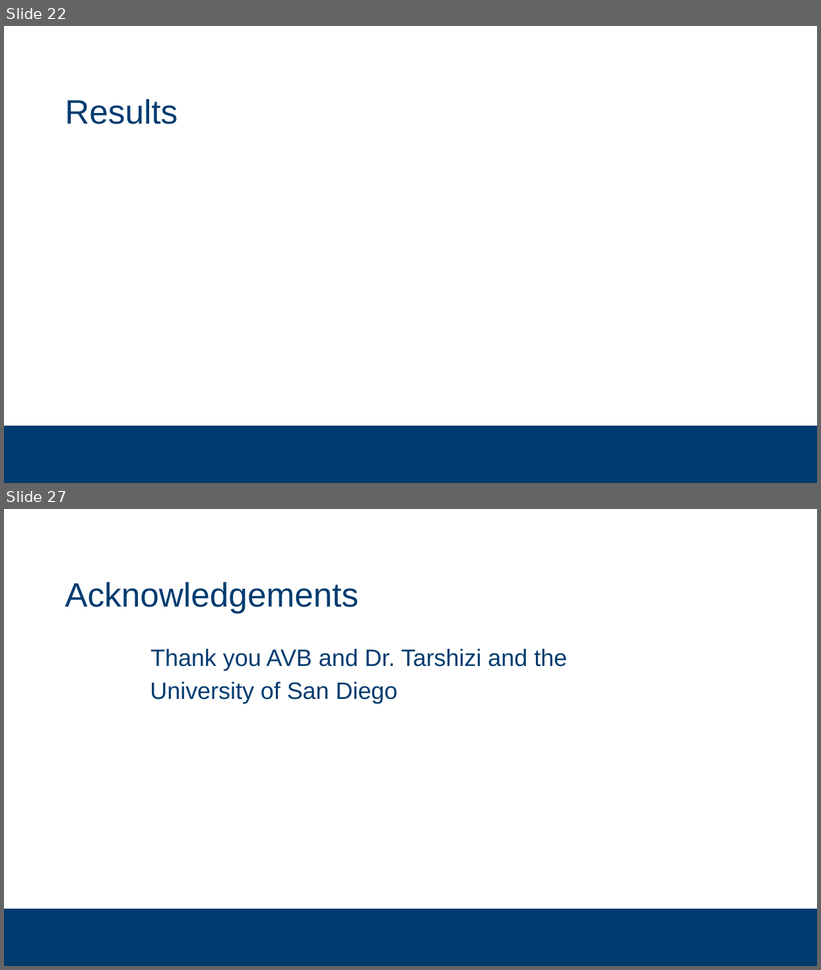
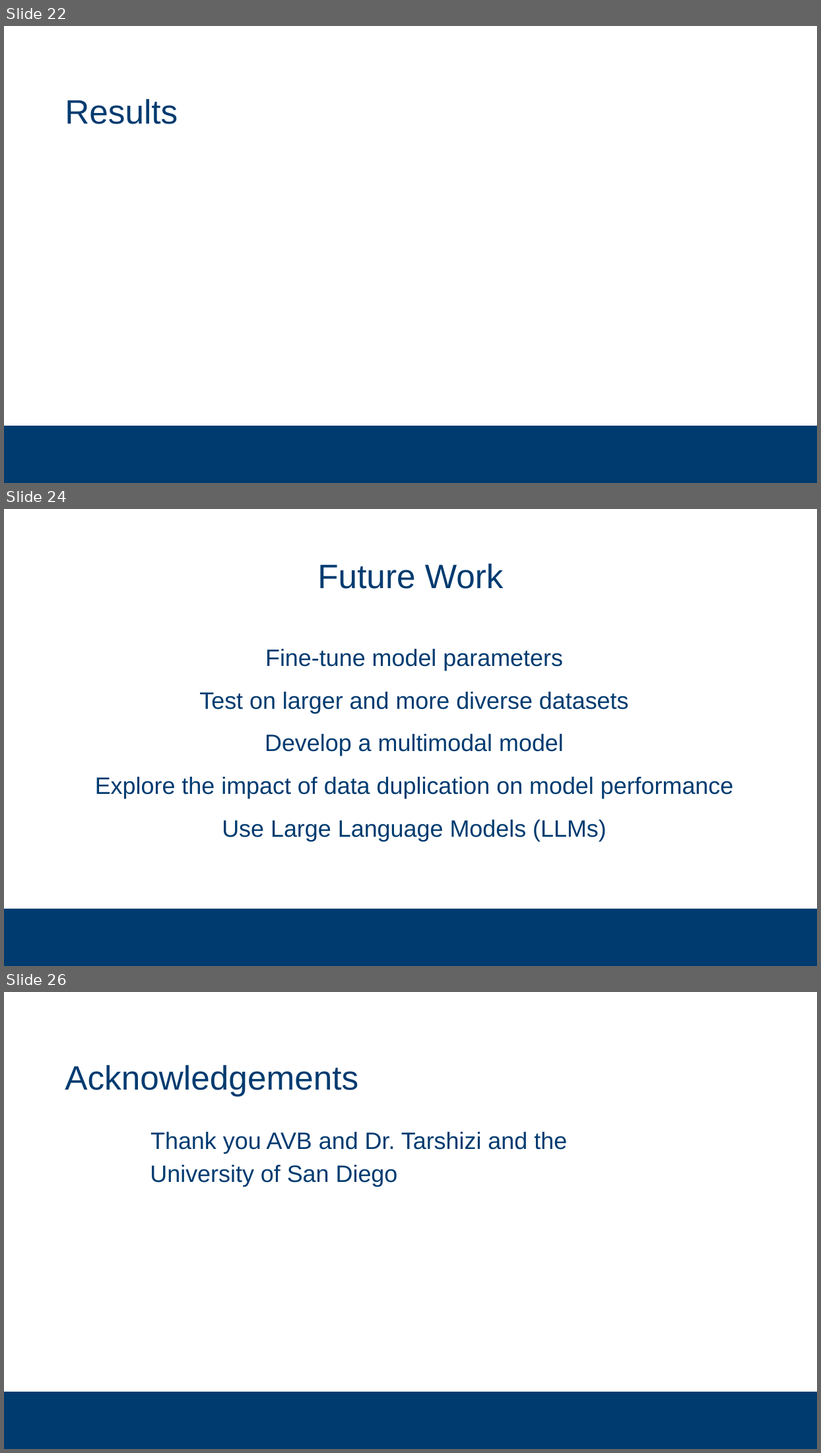
Before and after one commit to subsystem3/project, a slide deck: Final-Project-Team-2.pptx. Shown one above the other, each under a label of ours: slides 22 and 27 before the commit, slides 22, 24 and 26 after it; the slides between them are not shown. The pictures are 821x970 and 821x1453 pixels, drawn with LibreOffice and Linux fonts; fonts in the diff are those of the drawing; background and template pictures are left out. Boxes give left, top, right and bottom in pixels: in the first picture for what was removed or moved away, otherwise in the second. Text is boxed around its words. In the diff, an @@ line names an element or a change of style, - is before the commit and + after.

```diff
--- a/Final-Project-Team-2.pptx
+++ b/Final-Project-Team-2.pptx
@@ slide 24 added at [4, 509, 817, 966], background #FFFFFF; not listed: 1 template element that a slide beside it also shows @@
@@ title added at [318, 563, 504, 589], 40 pt, text #003B70 @@
+Future Work
@@ text added at [95, 649, 733, 842], 28 pt, text #003B70 @@
+Fine-tune model parameters
+Test on larger and more diverse datasets
+Develop a multimodal model
+Explore the impact of data duplication on model performance
+Use Large Language Models (LLMs)
@@ what was slide 27 is now slide 26 @@
```
Also in this commit, not shown: 5 slides changed, 3 other slides added, 5 slides removed.
